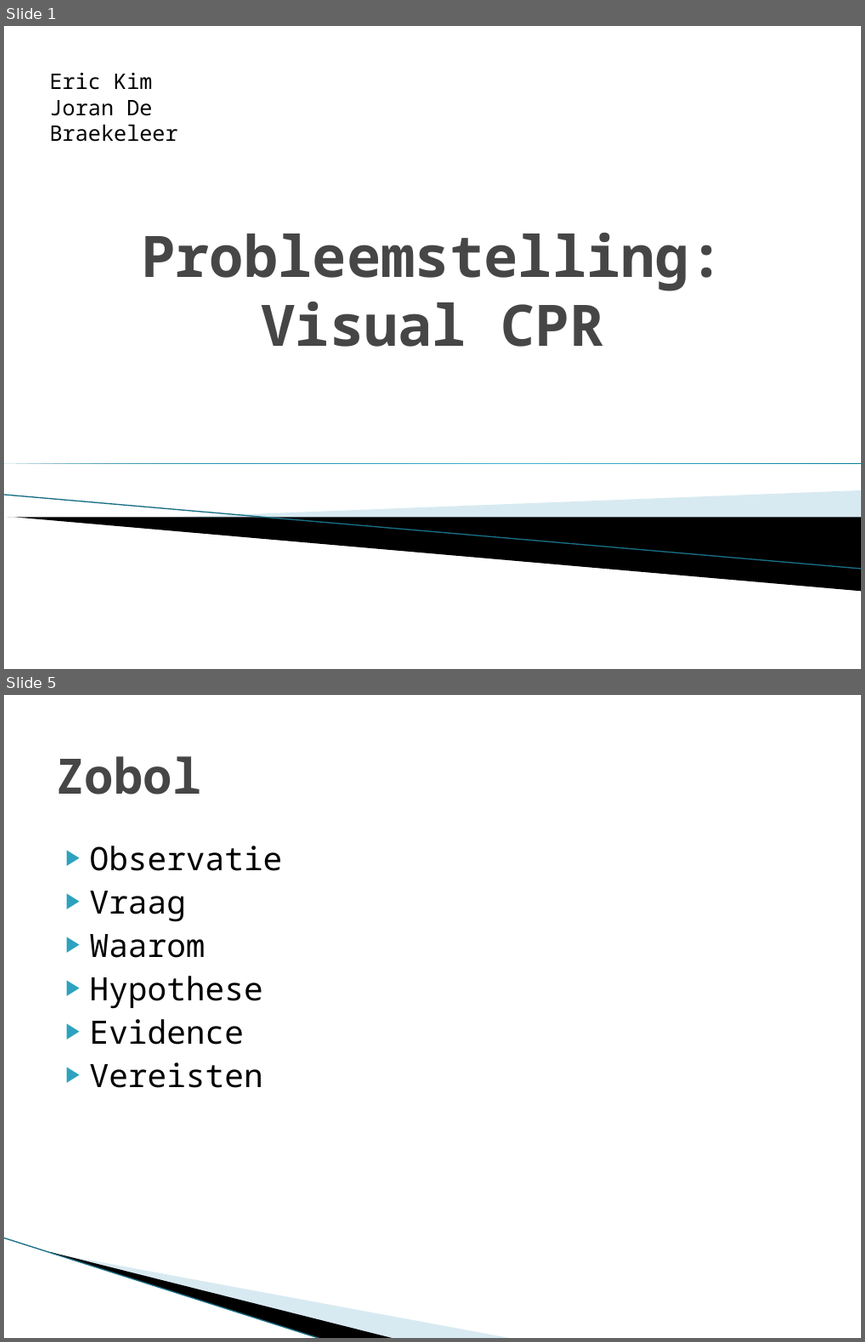
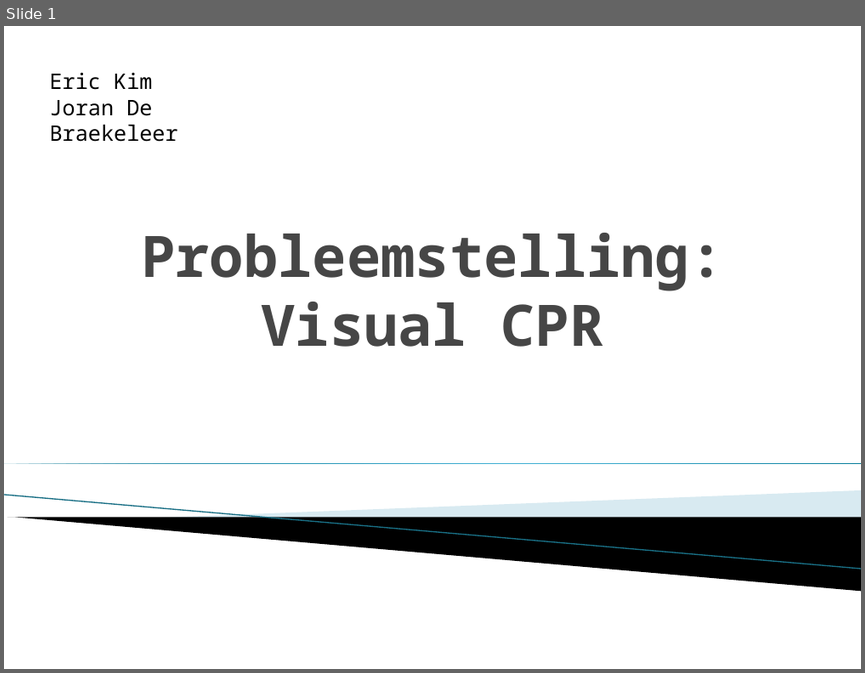
Before and after one commit to Mickaly13X/wv_project, a slide deck: Presentation II/Presentation.pptx. Shown one above the other, each under a label of ours: slides 1 and 5 before the commit, slide 1 after it; the slides between them are not shown. The pictures are 865x1342 and 865x673 pixels, drawn with LibreOffice and Linux fonts; fonts in the diff are those of the drawing; background and template pictures are left out. Boxes give left, top, right and bottom in pixels: in the first picture for what was removed or moved away, otherwise in the second. Text is boxed around its words. In the diff, an @@ line names an element or a change of style, - is before the commit and + after.

Commit message:
deleted zobel added question slide added a few lines to the text

```diff
--- a/Presentation II/Presentation.pptx
+++ b/Presentation II/Presentation.pptx
@@ slide 5 removed at box(4, 695, 861, 1338), background #FFFFFF @@
@@ title removed at box(55, 756, 201, 794) @@
-Zobol
@@ text removed at box(90, 845, 283, 1088) @@
-▶ Observatie
-▶ Vraag
-▶ Waarom
-▶ Hypothese
-▶ Evidence
-▶ Vereisten
@@ line removed from (4, 1237) to (322, 1338) @@
@@ freeform shape removed at box(49, 1251, 396, 1338) @@
@@ freeform shape removed at box(51, 1252, 514, 1338) @@
```
Also in this commit, not shown: 3 slides changed, 1 slide added, 2 other files.
